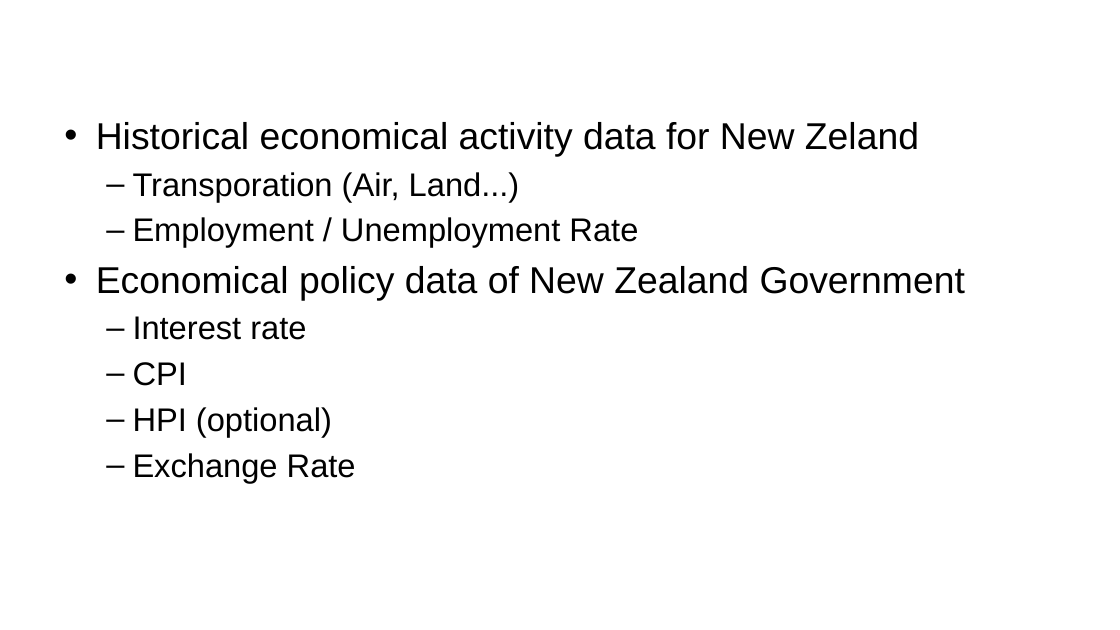
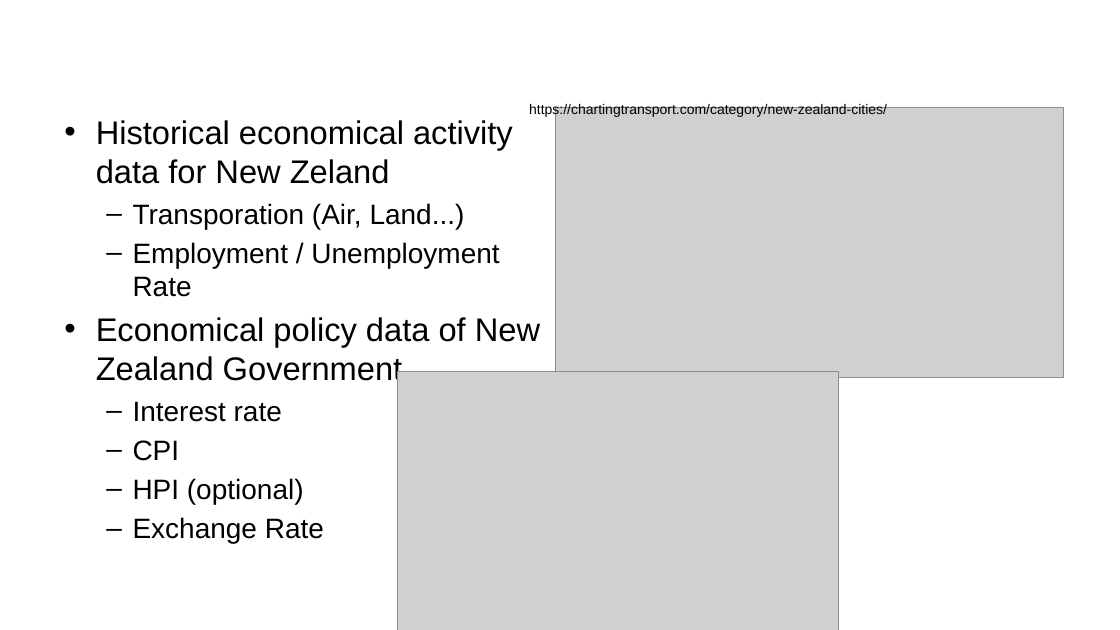
Before and after one commit to ansrali/data422-group-project, a slide deck: slide 4 of Group Project Presentation.pptx. Drawn at 1120x630 pixels with LibreOffice and Linux fonts; fonts in the diff are those of the drawing; grey boxes stand for pictures; background and template pictures are left out. Boxes give left, top, right and bottom in pixels: in the first picture for what was removed or moved away, otherwise in the second. Text is boxed around its words. In the diff, an @@ line names an element or a change of style, - is before the commit and + after.

```diff
--- a/Group Project Presentation.pptx
+++ b/Group Project Presentation.pptx
@@ text "Historical economical activity data for ..." at (96, 120, 540, 543): size 32 to 28 pt in "Historical economical activity data for New Zeland", "Economical policy data of New Zealand Government"; size 28 to 24 pt in "Transporation (Air, Land...)", "Employment / Unemployment Rate", "Interest rate", "CPI" and 2 more places @@
@@ text added at (529, 103, 887, 118), 12 pt, text #000000 @@
+https://chartingtransport.com/category/new-zealand-cities/
@@ picture added at (555, 108, 1064, 377) @@
@@ picture added at (398, 372, 839, 630) @@
```
Also in this commit, not shown: 7 other slides changed, 4 slides added.
